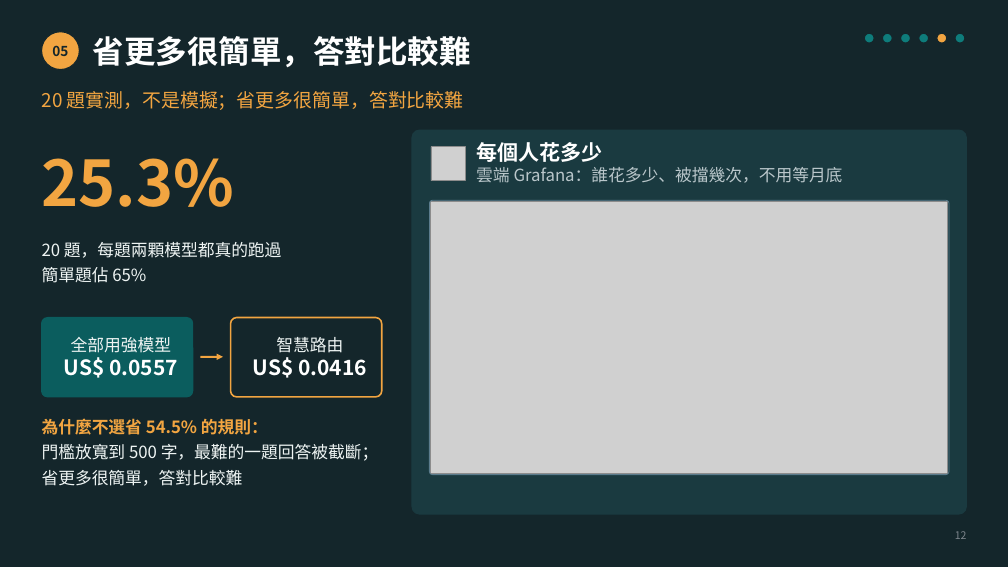
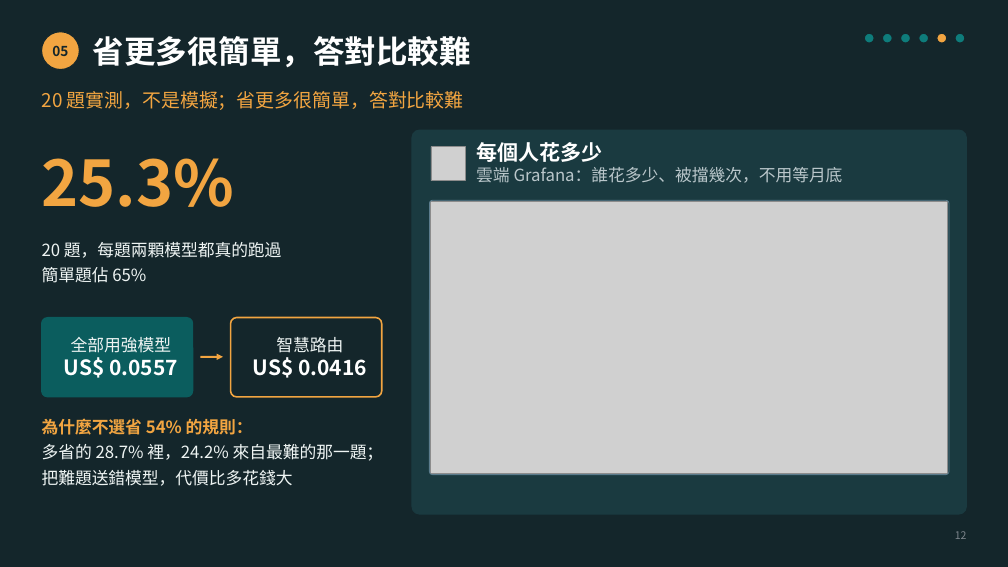
Before and after one commit to Poyu-Tu/llm-gateway, a slide deck: slide 12 of docs/slides/llm-gateway-slides-10min-v6.2.pptx. Drawn at 1008x567 pixels with LibreOffice and Linux fonts; fonts in the diff are those of the drawing; grey boxes stand for pictures. Boxes give left, top, right and bottom in pixels: in the first picture for what was removed or moved away, otherwise in the second. Text is boxed around its words. In the diff, an @@ line names an element or a change of style, - is before the commit and + after.

Commit message:
簡報與講稿 v6.2：第 12、35 頁更正不選 54% 的理由

```diff
--- a/docs/slides/llm-gateway-slides-10min-v6.2.pptx
+++ b/docs/slides/llm-gateway-slides-10min-v6.2.pptx
@@ text at [42,418,384,486]: text changed @@
-為什麼不選省 54.5% 的規則：
-門檻放寬到 500 字，最難的一題回答被截斷；省更多很簡單，答對比較難
+為什麼不選省 54% 的規則：
+多省的 28.7% 裡，24.2% 來自最難的那一題；把難題送錯模型，代價比多花錢大
```
Also in this commit, not shown: 1 other slide changed, 1 other file.
